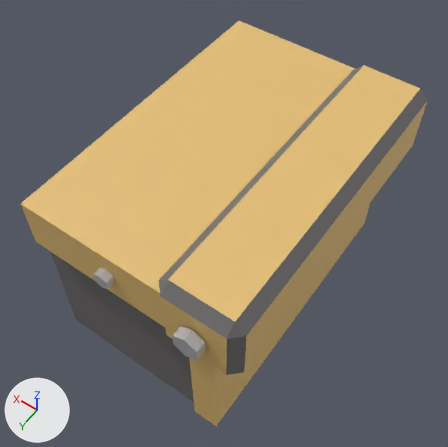
Before and after pictures for a commit that changed the FBX model Assets/_Project/Art/Models/Kit/CO_Tile_1.fbx.
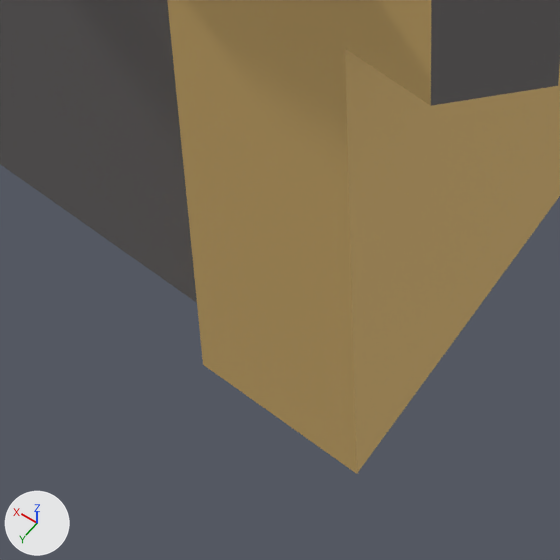
Each version appears first whole from a camera (50 mm lens) standing at (-0.444, 0.546, 1.276) and looking at (0.236, -0.407, -0.222), and next in a close-up on the part from 37% to 55% of the width and 81% to 98% of the height. The axes (+X, +Y, +Z) are drawn at lower left. The lights are the same throughout. The last two pictures show the newer version. Where no turn or scale is listed for an object, it has been applied to the vertices.

The first close-up shows 'CO_Tile_1'.
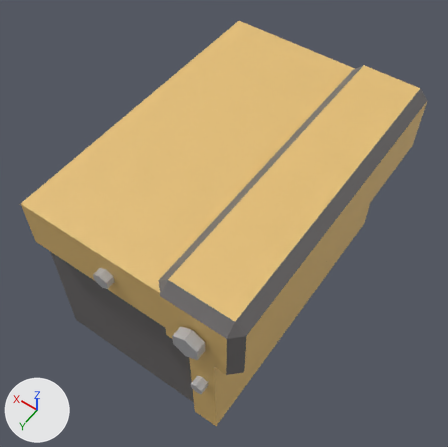
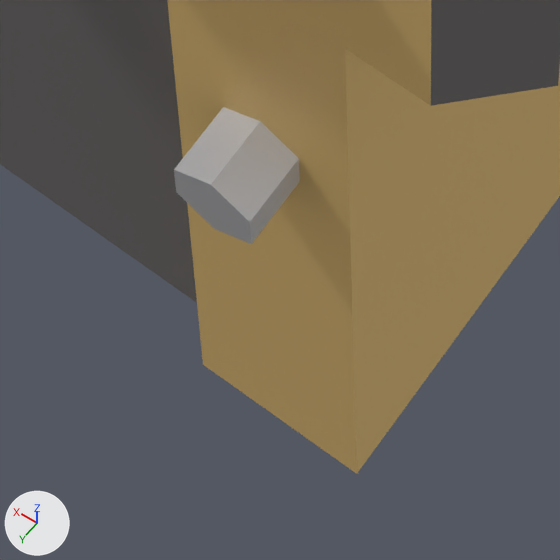
Where the change shows, as pixel boxes [x1, y1, x2, y2] in the close-ups (560 x 560 px):
part 1 of me_co_tile_1_001, added
    after: [174, 107, 300, 244]

The change in detail:
me_co_tile_1_001 is used by ob_co_tile_1; location (0.0, 0.0, 0.0).
me_co_tile_1_001 had 72 vertices, 60 faces and spanned x -0.12..0.55, y -0.94..0.075, z -0.55..0.12.
me_co_tile_1_001 now has 84 vertices, 68 faces and spans x -0.12..0.55, y -0.94..0.075, z -0.55..0.12.
me_co_tile_1_001 part 1: a new loose piece, a 6-sided cylinder along y spanning x -0.017..0.017, y 0.02..0.05, z -0.295..-0.255, in mat_metal_co (light grey #cbcbce).
